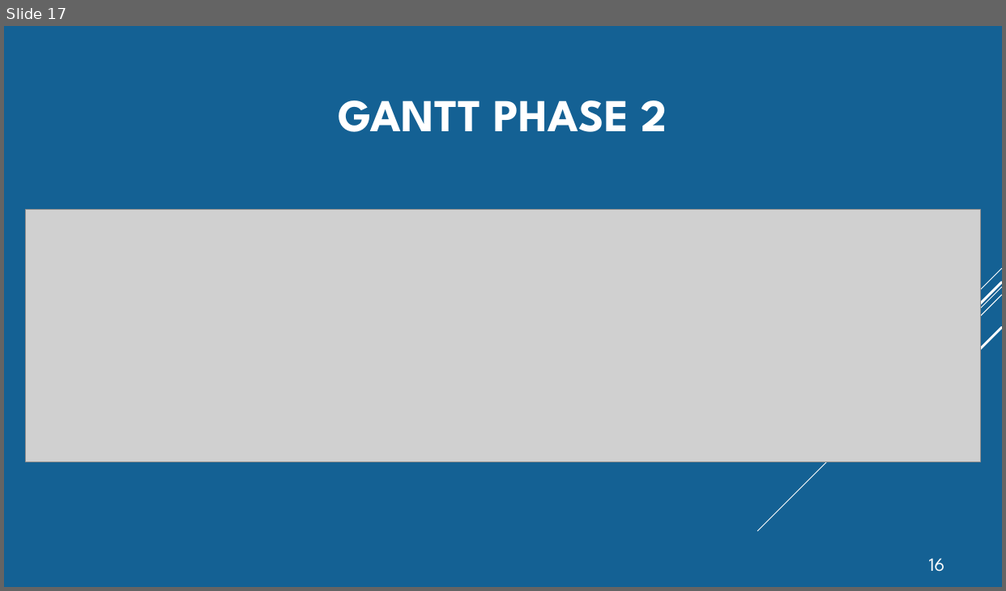
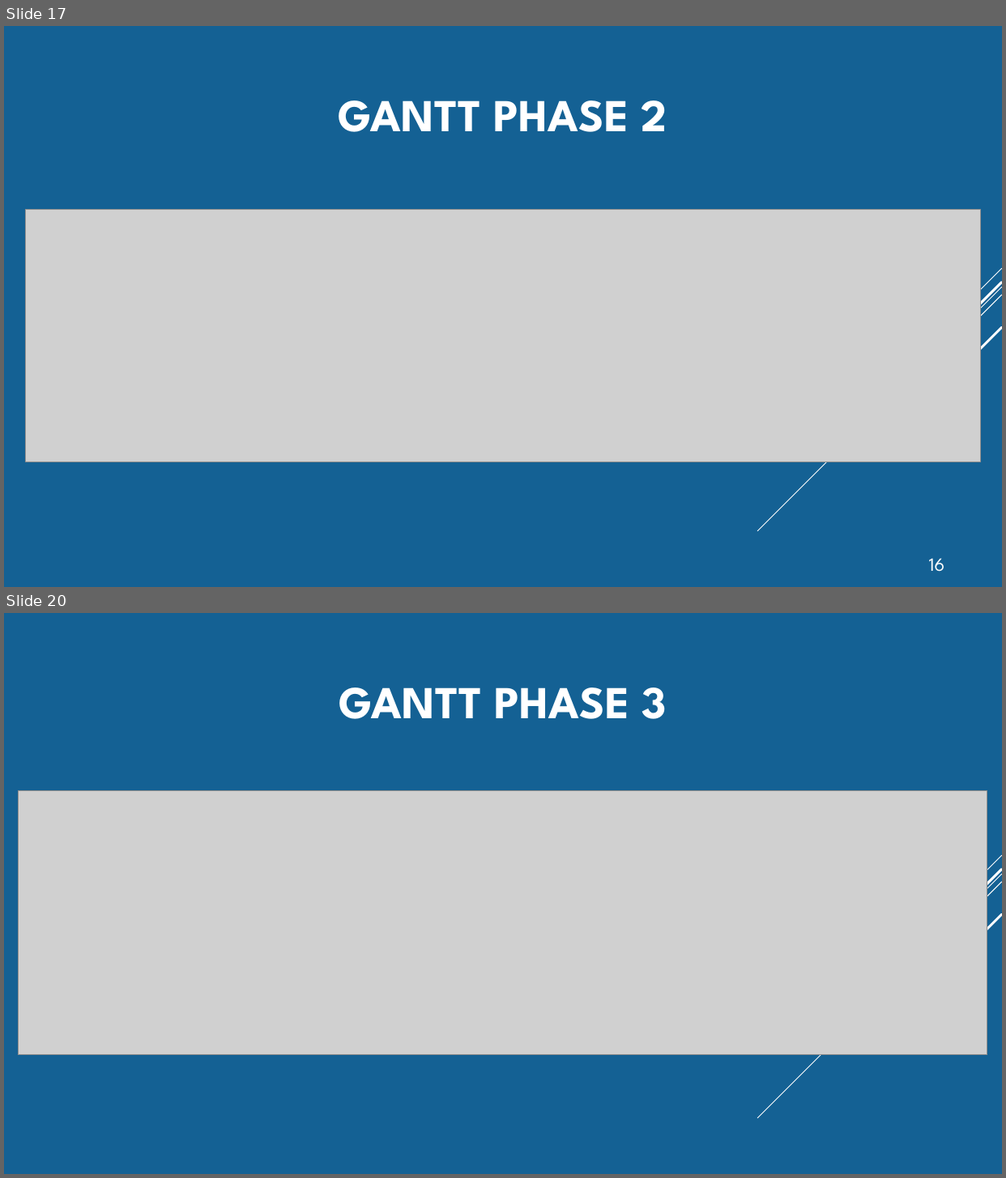
Before and after one commit to etemesgen/personnel, a slide deck: Gestion du Personnel.pptm. Shown one above the other, each under a label of ours: slide 17 before the commit, slides 17 and 20 after it; the slides between them are not shown. The pictures are 1006x591 and 1006x1178 pixels, drawn with LibreOffice and Linux fonts; fonts in the diff are those of the drawing; grey boxes stand for pictures. Boxes give left, top, right and bottom in pixels: in the first picture for what was removed or moved away, otherwise in the second. Text is boxed around its words. In the diff, an @@ line names an element or a change of style, - is before the commit and + after.

```diff
--- a/Gestion du Personnel.pptm
+++ b/Gestion du Personnel.pptm
@@ slide 20 added at <box>4,613,1002,1174</box>, background #146194; not listed: 5 template elements that a slide beside it also shows @@
@@ title added at <box>339,688,666,719</box>, 44 pt, text #FFFFFF, bold @@
+GANTT PHASE 3
@@ picture added at <box>18,791,987,1055</box> @@
```
Also in this commit, not shown: 5 slides changed, 2 other slides added, 2 other files.
